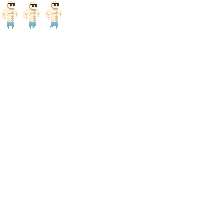
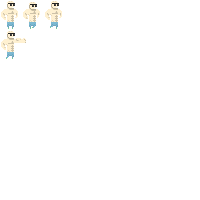
Before/after of a 200x200 layered artwork. What changed in the layer stack:
added layer "Layer 3 copy" above "Layer 3" over bbox(1, 31, 26, 59)
